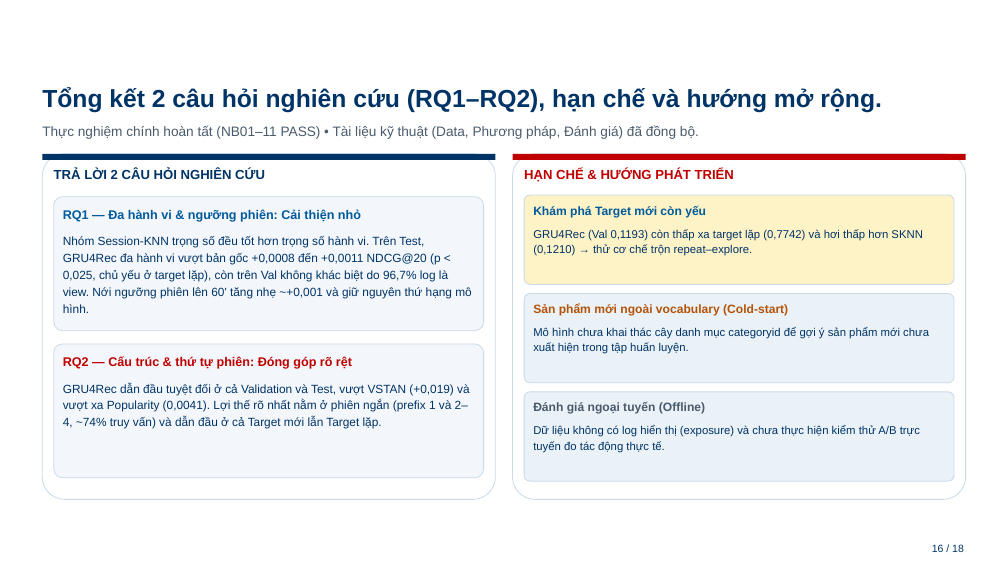
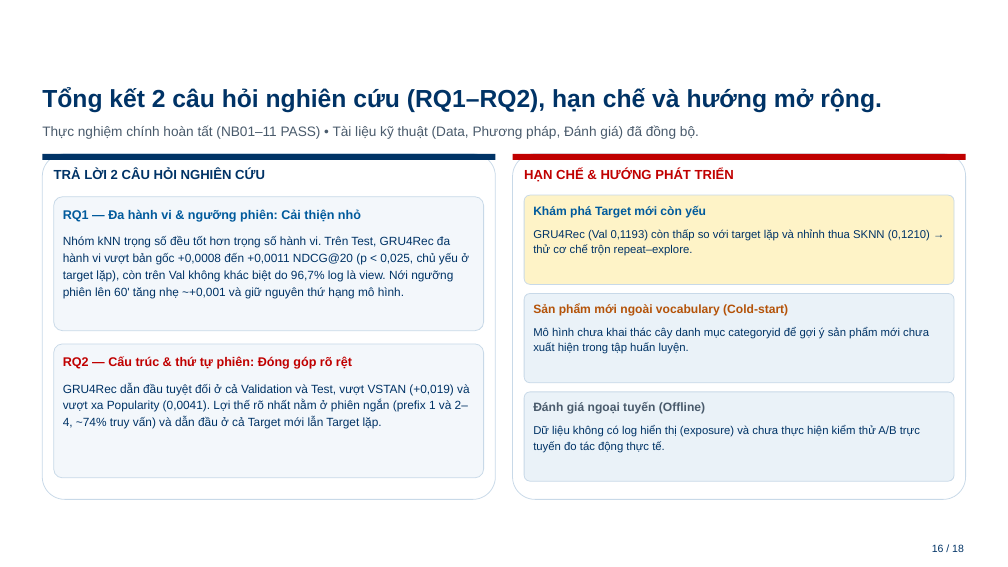
Before and after one commit to Mymark1010/MultiBehavior_Product_Recommendation_System, a slide deck: slide 16 of docs/BAO_CAO_TIEN_DO_PROJECT3_HUST_27_11_v3.pptx. Drawn at 1008x567 pixels with LibreOffice and Linux fonts; fonts in the diff are those of the drawing; background and template pictures are left out. Boxes give left, top, right and bottom in pixels: in the first picture for what was removed or moved away, otherwise in the second. Text is boxed around its words. In the diff, an @@ line names an element or a change of style, - is before the commit and + after.

```diff
--- a/docs/BAO_CAO_TIEN_DO_PROJECT3_HUST_27_11_v3.pptx
+++ b/docs/BAO_CAO_TIEN_DO_PROJECT3_HUST_27_11_v3.pptx
@@ text at <box>63,236,469,299</box>: text changed @@
-Nhóm Session-KNN trọng số đều tốt hơn trọng số hành vi. Trên Test, GRU4Rec đa hành vi vượt bản gốc +0,0008 đến +0,0011 NDCG@20 (p < 0,025, chủ yếu ở target lặp), còn trên Val không khác biệt do 96,7% log là view. Nới ngưỡng phiên lên 60' tăng nhẹ ~+0,001 và giữ nguyên thứ hạng mô hình.
+Nhóm kNN trọng số đều tốt hơn trọng số hành vi. Trên Test, GRU4Rec đa hành vi vượt bản gốc +0,0008 đến +0,0011 NDCG@20 (p < 0,025, chủ yếu ở target lặp), còn trên Val không khác biệt do 96,7% log là view. Nới ngưỡng phiên lên 60' tăng nhẹ ~+0,001 và giữ nguyên thứ hạng mô hình.
@@ text at <box>533,229,930,256</box>: text changed @@
-GRU4Rec (Val 0,1193) còn thấp xa target lặp (0,7742) và hơi thấp hơn SKNN (0,1210) → thử cơ chế trộn repeat–explore.
+GRU4Rec (Val 0,1193) còn thấp so với target lặp và nhỉnh thua SKNN (0,1210) → thử cơ chế trộn repeat–explore.
```
Also in this commit, not shown: 6 other slides changed, 3 other files.
